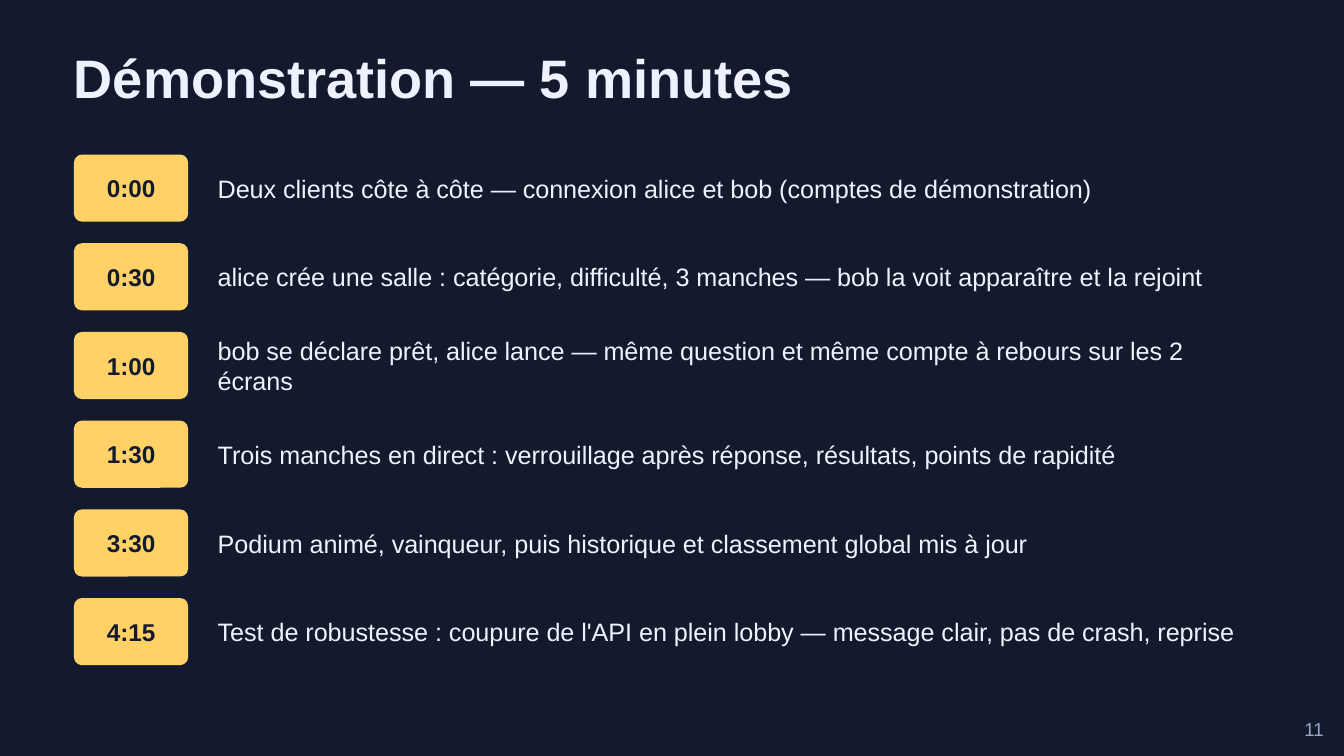
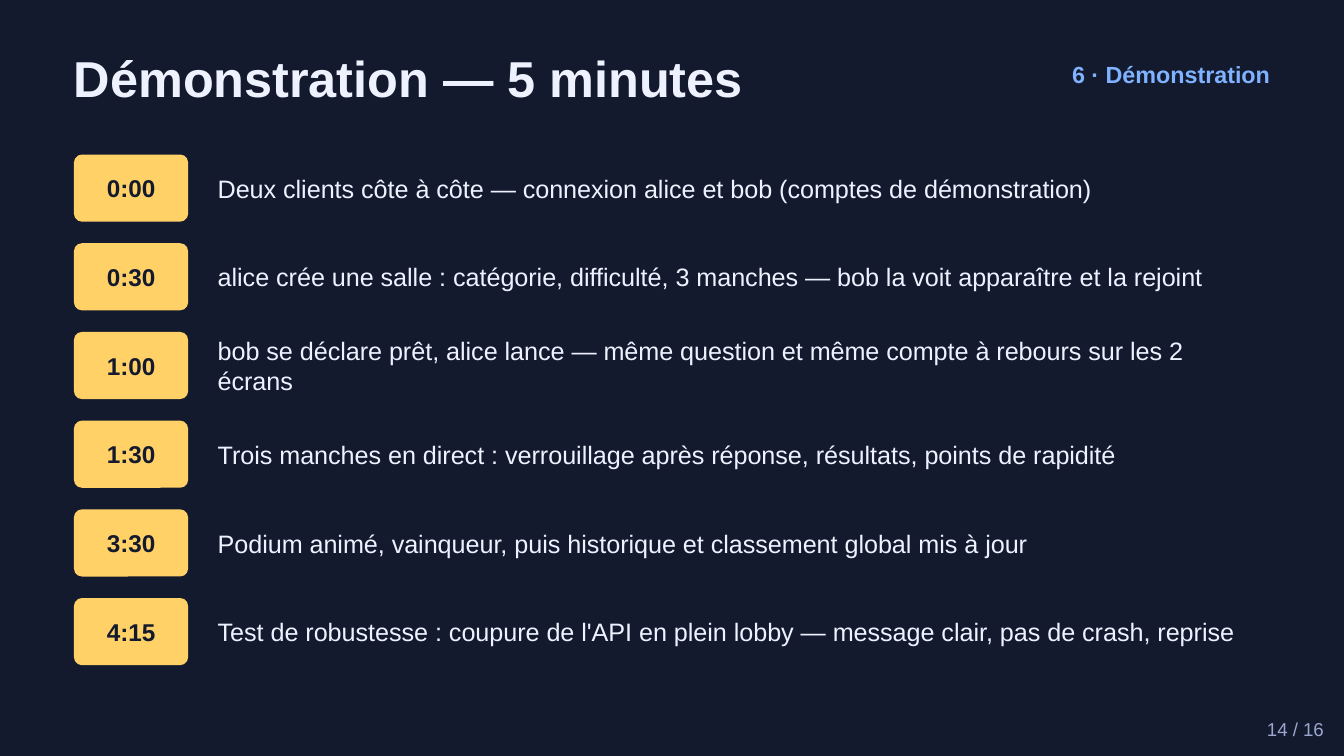
Before and after one commit to AdaMakchi/android-project-adham-marrakchi, a slide deck: slide 14 of docs/Soutenance_QuizArena.pptx (slide 11 before the commit). Drawn at 1344x756 pixels with LibreOffice and Linux fonts; fonts in the diff are those of the drawing. Boxes give left, top, right and bottom in pixels: in the first picture for what was removed or moved away, otherwise in the second. Text is boxed around its words. In the diff, an @@ line names an element or a change of style, - is before the commit and + after.

```diff
--- a/docs/Soutenance_QuizArena.pptx
+++ b/docs/Soutenance_QuizArena.pptx
@@ text "Démonstration — 5 minutes" at <box>74,60,743,98</box>: size 29 to 27 pt @@
@@ text added at <box>1072,66,1270,84</box>, 12.5 pt, text #7FB2FF, bold @@
+6 · Démonstration
@@ text added at <box>1267,723,1324,736</box>, 10 pt, text #9AA7CC @@
+14 / 16
@@ text removed at <box>1304,723,1323,736</box> @@
-11
```
Also in this commit, not shown: 6 other slides changed, 9 slides added, 5 slides removed.
